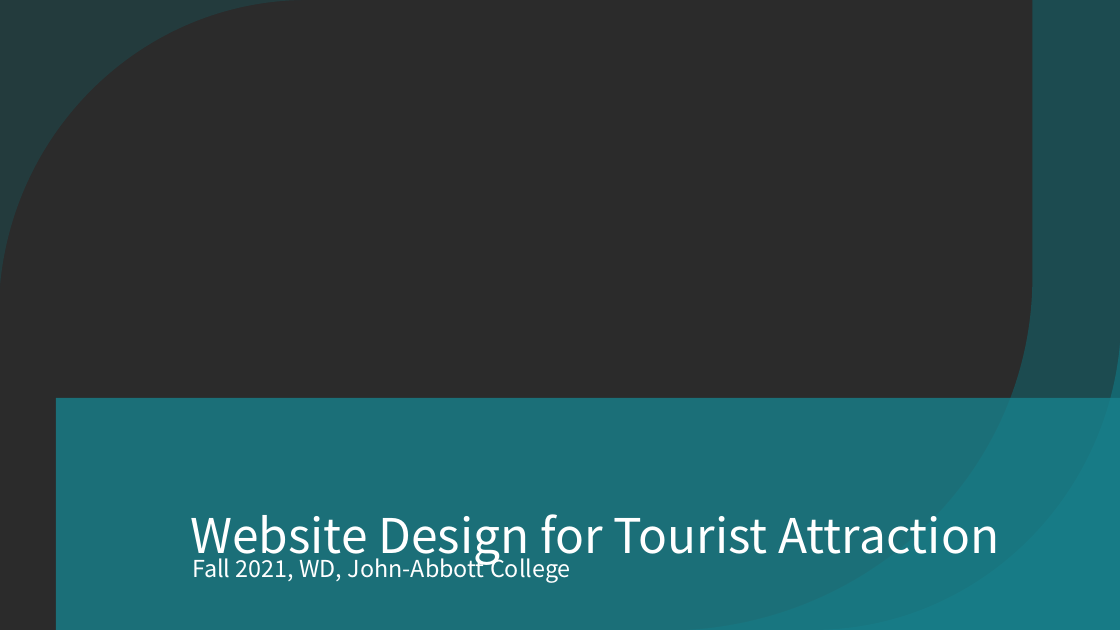
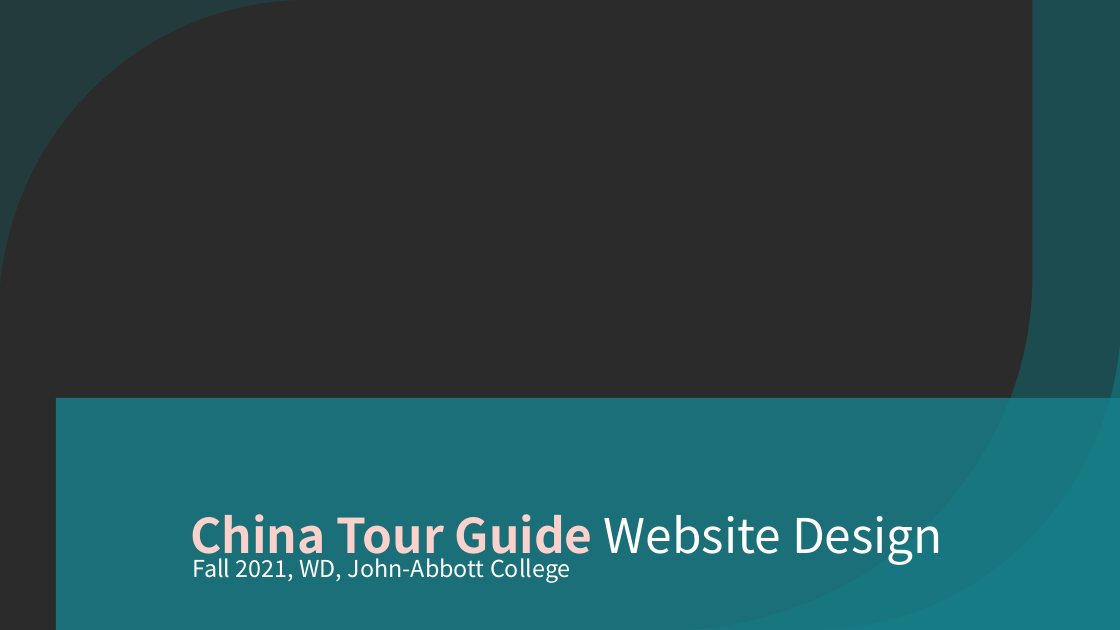
Before and after one commit to MikentGuo/Project_Tour, a slide deck: slide 1 of docs/Website Design for tourist attraction.pptx. Drawn at 1120x630 pixels with LibreOffice and Linux fonts; fonts in the diff are those of the drawing; background and template pictures are left out; a plain dark background stands for a picture behind light text. Boxes give left, top, right and bottom in pixels: in the first picture for what was removed or moved away, otherwise in the second. Text is boxed around its words. In the diff, an @@ line names an element or a change of style, - is before the commit and + after.

```diff
--- a/docs/Website Design for tourist attraction.pptx
+++ b/docs/Website Design for tourist attraction.pptx
@@ title at [190, 514, 943, 565]: text changed; text colour #FFFFFF to #FBD2CB; bold on @@
-Website Design for Tourist Attraction
+China Tour Guide Website Design
```
Also in this commit, not shown: 1 other slide changed.
